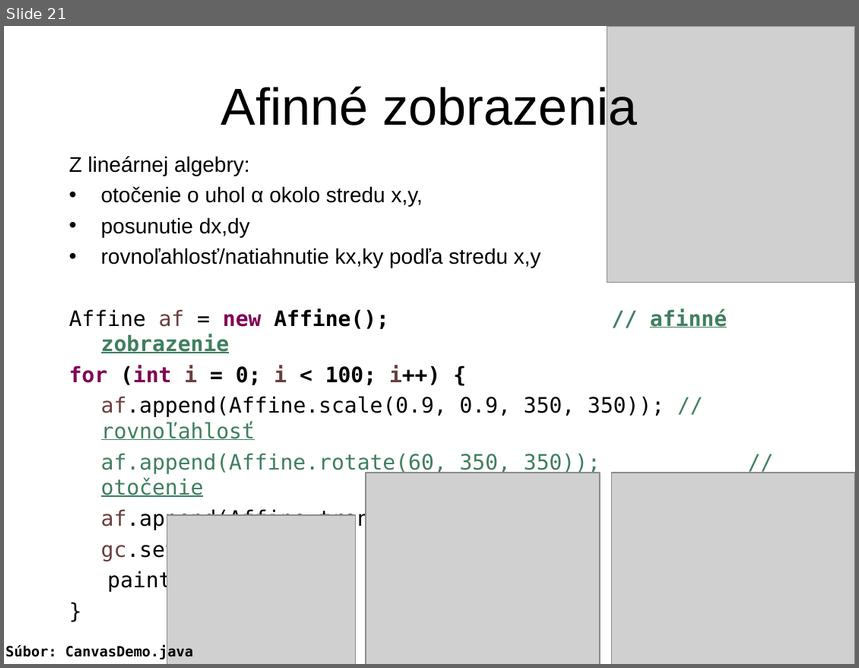
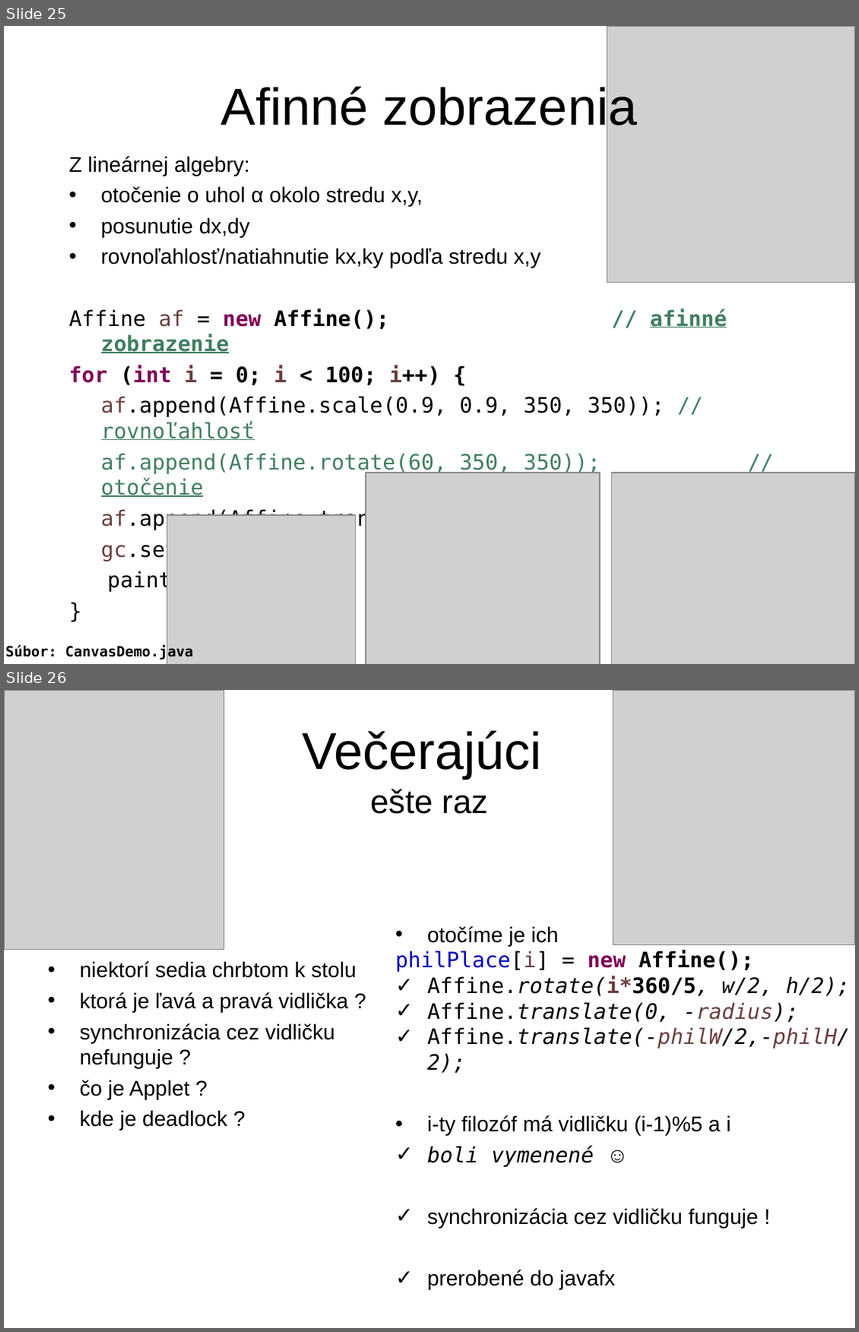
Before and after one commit to Programovanie4/Prednasky, a slide deck: 10/10_java.ppt. Shown one above the other, each under a label of ours: slide 21 before the commit, slides 25 and 26 after it. The pictures are 859x668 and 859x1332 pixels, drawn with LibreOffice and Linux fonts; fonts in the diff are those of the drawing; grey boxes stand for pictures. Boxes give left, top, right and bottom in pixels: in the first picture for what was removed or moved away, otherwise in the second. Text is boxed around its words. In the diff, an @@ line names an element or a change of style, - is before the commit and + after.

```diff
--- a/10/10_java.ppt
+++ b/10/10_java.ppt
@@ slide 26 added at bbox=[4, 690, 855, 1328], background #FFFFFF @@
@@ picture added at bbox=[4, 690, 224, 950] @@
@@ picture added at bbox=[614, 690, 855, 945] @@
@@ title added at bbox=[302, 730, 542, 814], 44 pt, text #000000 @@
+Večerajúci
+ešte raz
@@ text added at bbox=[395, 926, 850, 1290], 18 pt, text #000000 @@
+• otočíme je ich
+philPlace[i] = new Affine();
+✓ Affine.rotate(i*360/5, w/2, h/2);
+✓ Affine.translate(0, -radius);
+✓ Affine.translate(-philW/2,-philH/2);
+• i-ty filozóf má vidličku (i-1)%5 a i
+✓ boli vymenené ☺
+✓ synchronizácia cez vidličku funguje !
+✓ prerobené do javafx
+✓ kde je deadlock ?
@@ text added at bbox=[80, 961, 356, 1131], 18 pt, text #000000 @@
+• niektorí sedia chrbtom k stolu
+• ktorá je ľavá a pravá vidlička ?
+• synchronizácia cez vidličku nefunguje ?
+• čo je Applet ?
+• kde je deadlock ?
@@ what was slide 21 is now slide 25 @@
```
Also in this commit, not shown: 12 slides changed, 9 other slides added, 2 slides removed, 1 other file.
